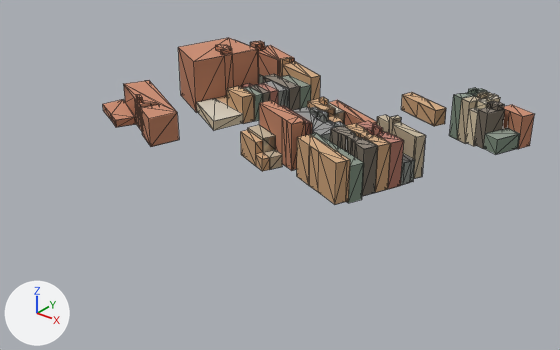
What one commit did to the glTF model public/models/washington-city/tile-1_6.glb.
Rendered twice from a camera (50 mm lens) standing at (504.0, -1514.0, 162.0) and looking at (291.0, -1248.0, -3.0). Arrows for +X, +Y and +Z are at lower left; the lights stay in place. The picture after the commit comes second. Mesh edges are drawn as thin lines. Where no turn or scale is listed for an object, it has been applied to the vertices. Vertices at exactly the same position are counted once.

Names of what the first picture shows: 'roof', 'wall'.
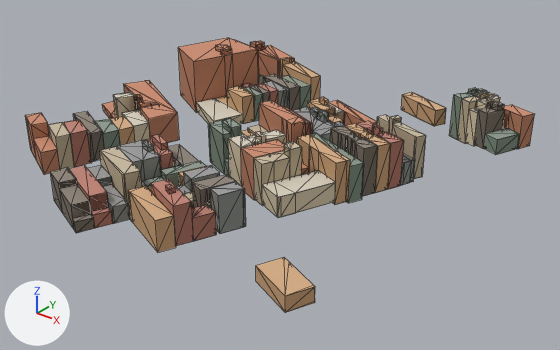
The newer file is also turned or shifted as a whole; pictures and numbers use the older file's frame.

Location of each change, (x1, y1, x2, y2) in pixels of the pictures (560 x 350 px):
'wall', reshaped (18% wider, 66% taller): before (103, 42, 534, 205); after (25, 42, 534, 313)
'roof', reshaped (18% wider, 101% taller): before (103, 38, 533, 166); after (26, 38, 533, 296)
part 1 of me_mesh_1, added: after (25, 95, 336, 252)
part 2 of me_mesh_1, added (brown): after (256, 267, 315, 313)
part 3 of me_mesh_2, added: after (110, 116, 134, 130)
part 4 of me_mesh_2, added: after (284, 141, 301, 150)
part 5 of me_mesh_2, added: after (59, 185, 89, 205)
part 6 of me_mesh_2, added: after (48, 122, 70, 137)
part 7 of me_mesh_2, added: after (26, 92, 335, 222)
part 8 of me_mesh_2, added (brown): after (256, 257, 315, 296)

The change, as a diff of the scene's bpy script:
```diff
--- a/public/models/washington-city/tile-1_6.glb.py
+++ b/public/models/washington-city/tile-1_6.glb.py
@@ me_mesh_1 @@
 # used by ob_wall; location = (274.5, -1209.2, 18.5)
-me_mesh_1.from_pydata(...)  # 924 vertices, 938 faces; spans x -104.0..104.0, y -65.0..65.0, z -17.0..17.0
+me_mesh_1.from_pydata(...)  # 1511 vertices, 1528 faces; spans x -104.0..104.0, y -143.0..65.0, z -17.0..17.0
+# me_mesh_1 part 1: 575 vertices added at x -91.0..61.0, y -143.0..-42.0, z -16.0..9.0
+# me_mesh_1 part 2: 12 vertices added at x 76.0..100.0, y -134.0..-115.0, z -13.0..-6.0
 me_mesh_1.materials.append(mat_city_ground)
@@ me_mesh_2 @@
 # used by ob_roof; location = (274.5, -1209.2, 21.5)
-me_mesh_2.from_pydata(...)  # 559 vertices, 411 faces; spans x -104.0..104.0, y -65.0..65.0, z -14.0..14.0
+me_mesh_2.from_pydata(...)  # 894 vertices, 630 faces; spans x -104.0..104.0, y -143.0..65.0, z -14.0..14.0
+# me_mesh_2 part 3: the loose piece of 5 vertices spanning x -40.0..-17.0, y 24.0..38.0, z -5.0 is copied, and the copy is scaled about its middle by (0.69, 1.04, 1), then moved by (-28.0, -104.0, 0.0); it spans x -66.0..-48.0, y -80.0..-66.0, z -5.0
+# me_mesh_2 part 4: the loose piece of 7 vertices spanning x 86.0..93.0, y 45.0..51.0, z -11.0 is copied, and the copy is scaled about its middle by (1.12, 1.48, 1), then moved by (-48.0, -109.0, 17.0); it spans x 37.0..45.0, y -65.0..-57.0, z 6.0
+# me_mesh_2 part 5: the loose piece of 4 vertices spanning x -4.0..13.0, y -44.0..-32.0, z -5.0 is copied, and the copy is moved by (-19.0, -98.0, -1.0); it spans x -24.0..-6.0, y -142.0..-129.0, z -6.0
+# me_mesh_2 part 6: the loose piece of 4 vertices spanning x -4.0..13.0, y -44.0..-32.0, z -5.0 is copied, and the copy is moved by (-70.0, -66.0, 4.0); it spans x -75.0..-57.0, y -110.0..-97.0, z -1.0
+# me_mesh_2 part 7: 289 vertices added at x -91.0..61.0, y -143.0..-42.0, z -13.0..4.0
+# me_mesh_2 part 8: 6 vertices added at x 76.0..100.0, y -134.0..-115.0, z -9.0
+# other edits to the shape of me_mesh_2 do not show in these pictures
 me_mesh_2.materials.append(mat_city_ground)
```
